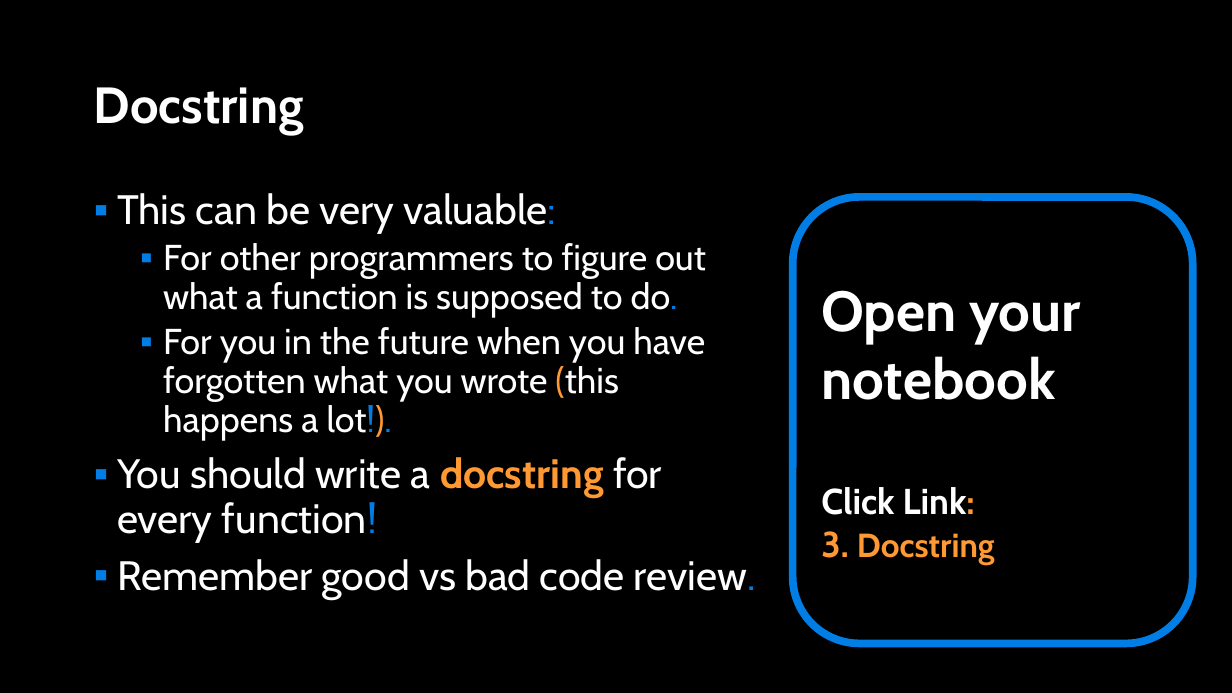
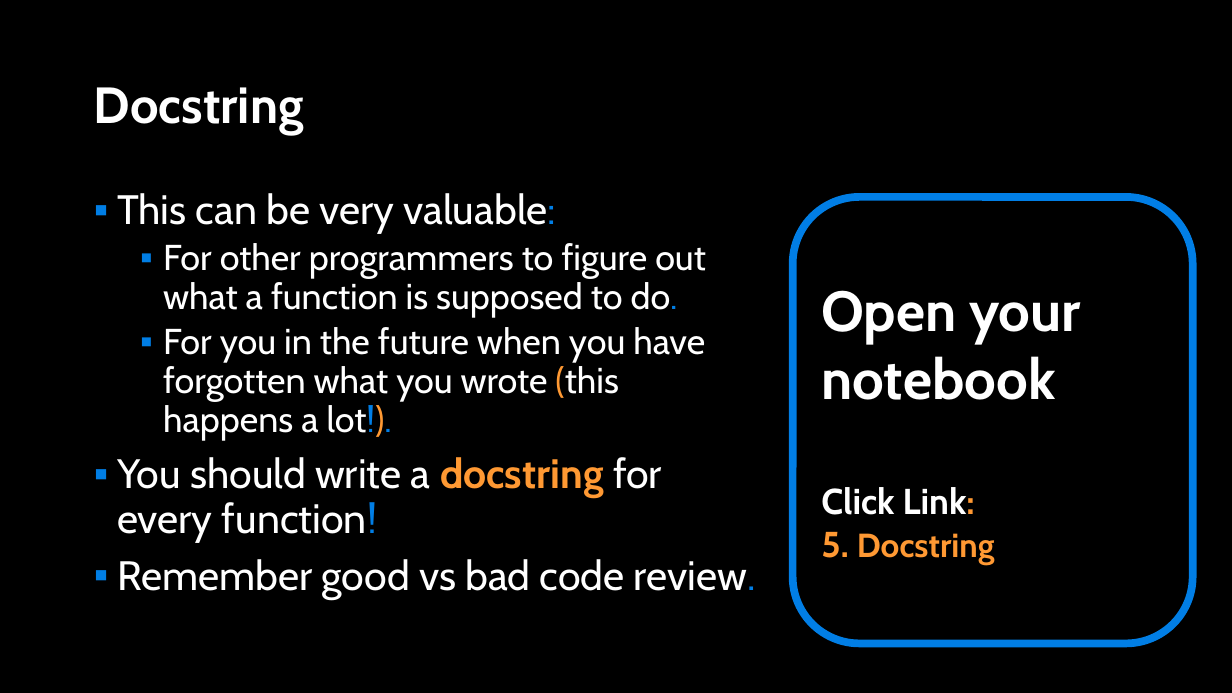
Before and after one commit to APS106/APS106-winter-2022-material, a slide deck: slide 24 of lectures/week2/lecture2/slides/week2_lecture2.pptx (slide 19 before the commit). Drawn at 1232x693 pixels with LibreOffice and Linux fonts; fonts in the diff are those of the drawing; background and template pictures are left out. Boxes give left, top, right and bottom in pixels: in the first picture for what was removed or moved away, otherwise in the second. Text is boxed around its words. In the diff, an @@ line names an element or a change of style, - is before the commit and + after.

```diff
--- a/lectures/week2/lecture2/slides/week2_lecture2.pptx
+++ b/lectures/week2/lecture2/slides/week2_lecture2.pptx
@@ text in rounded rectangle at (821, 532, 995, 566): text changed @@
-3. Docstring
+5. Docstring
```
Also in this commit, not shown: 4 other slides changed, 5 slides added, 4 other files.
